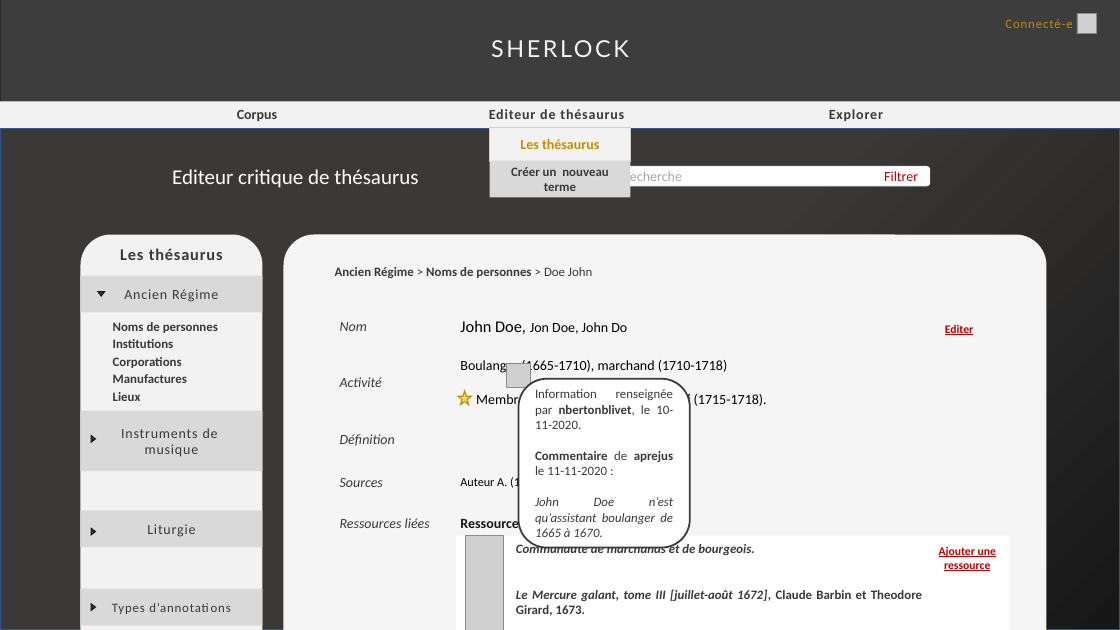
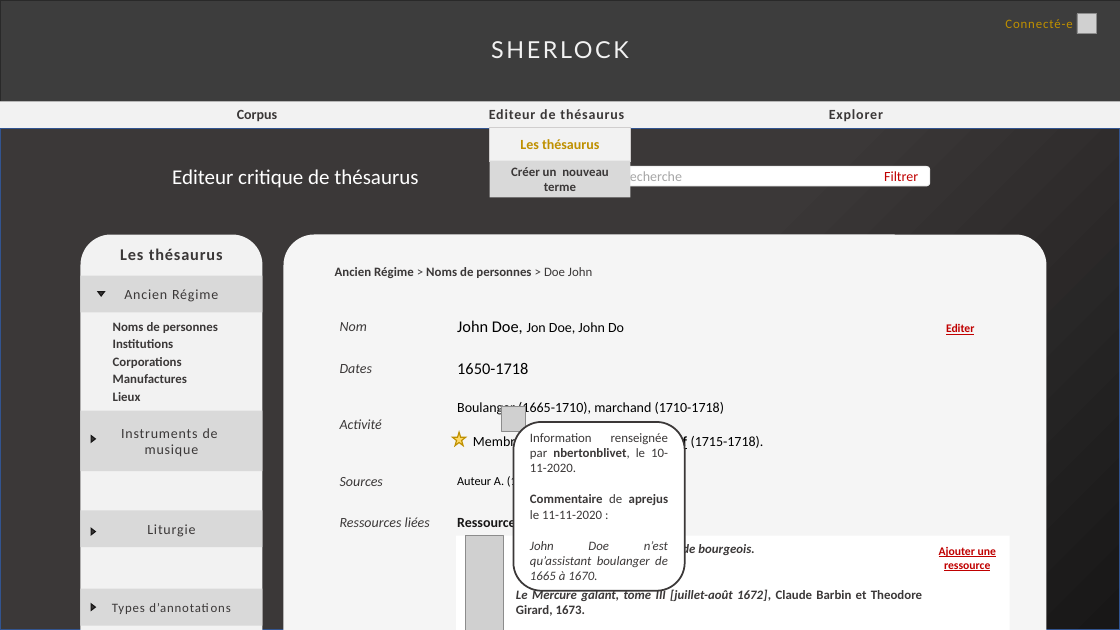
Before and after one commit to Amleth/SHERLOCK, a slide deck: slide 6 of modélisation/mercure-galant-thésaurus-ancien-régime/Ecrans.pptx (slide 5 before the commit). Drawn at 1120x630 pixels with LibreOffice and Linux fonts; fonts in the diff are those of the drawing; grey boxes stand for pictures. Boxes give left, top, right and bottom in pixels: in the first picture for what was removed or moved away, otherwise in the second. Text is boxed around its words. In the diff, an @@ line names an element or a change of style, - is before the commit and + after.

```diff
--- a/modélisation/mercure-galant-thésaurus-ancien-régime/Ecrans.pptx
+++ b/modélisation/mercure-galant-thésaurus-ancien-régime/Ecrans.pptx
@@ table at (x1=327, y1=296, x2=1010, y2=618) @@
+row 2: Dates | 1650-1718
-row 3: Définition | 
@@ table resized from (x1=327, y1=296, x2=1004, y2=618) to (x1=327, y1=296, x2=1010, y2=618) @@
@@ picture moved from (x1=507, y1=364, x2=531, y2=388) to (x1=502, y1=407, x2=526, y2=431) @@
@@ star moved from (x1=458, y1=392, x2=471, y2=405) to (x1=453, y1=432, x2=466, y2=445) @@
@@ rounded rectangle "Information renseignée par nbertonblivet, le ..." moved from (x1=518, y1=379, x2=690, y2=548) to (x1=513, y1=422, x2=685, y2=591) @@
```
Also in this commit, not shown: 8 other slides changed, 2 slides added, 1 other file.
